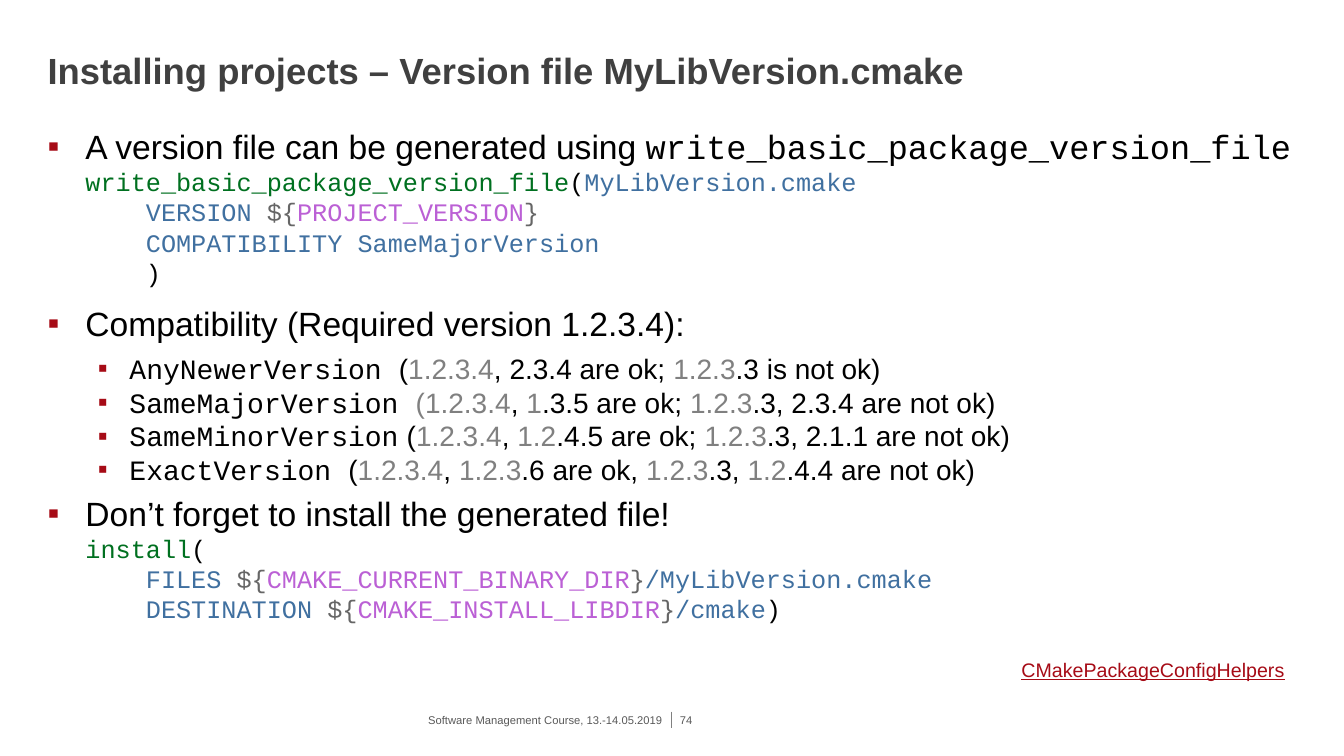
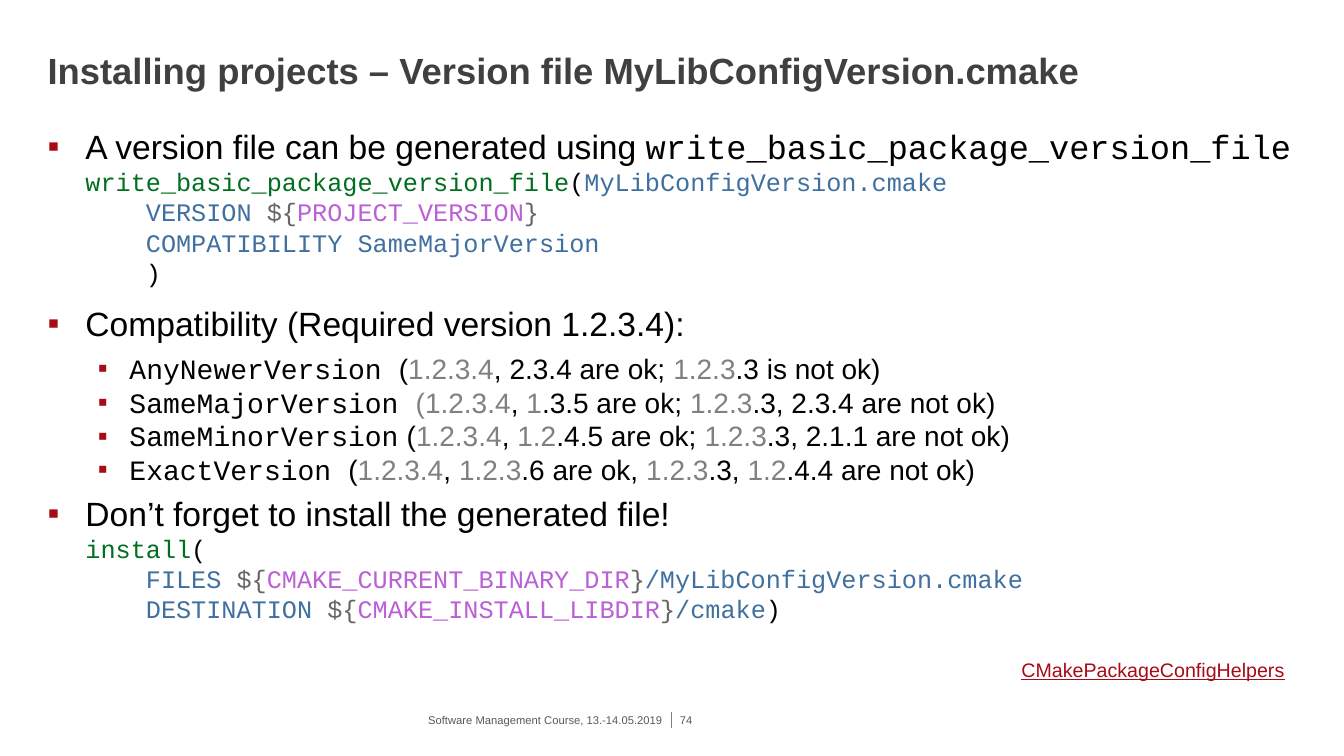
Before and after one commit to eth-cscs/SoftwareManagementCourse2019, a slide deck: slide 74 of cmake/2019-05-13^.14_CMake.pptx. Drawn at 1344x756 pixels with LibreOffice and Linux fonts; fonts in the diff are those of the drawing; background and template pictures are left out. Boxes give left, top, right and bottom in pixels: in the first picture for what was removed or moved away, otherwise in the second. Text is boxed around its words. In the diff, an @@ line names an element or a change of style, - is before the commit and + after.

Commit message:
update CMake slides

```diff
--- a/cmake/2019-05-13^.14_CMake.pptx
+++ b/cmake/2019-05-13^.14_CMake.pptx
@@ title at bbox=[48, 57, 1079, 92]: text changed @@
-Installing projects – Version file MyLibVersion.cmake
+Installing projects – Version file MyLibConfigVersion.cmake
@@ text at bbox=[85, 134, 1291, 258]: text changed @@
-▪ A version file can be generated using write_basic_package_version_file
-  write_basic_package_version_file(MyLibVersion.cmake
-  VERSION ${PROJECT_VERSION}
-  COMPATIBILITY SameMajorVersion
-  )
+▪ A version file can be generated using write_basic_package_version_file
+  write_basic_package_version_file(MyLibConfigVersion.cmake
+  VERSION ${PROJECT_VERSION}
+  COMPATIBILITY SameMajorVersion
+  )
@@ text at bbox=[85, 501, 1023, 624]: text changed; text colour #BB60D5 to #4070A0 @@
-▪ Don’t forget to install the generated file!
-  install(
-  FILES ${CMAKE_CURRENT_BINARY_DIR}/MyLibVersion.cmake
-  DESTINATION ${CMAKE_INSTALL_LIBDIR}/cmake)
+▪ Don’t forget to install the generated file!
+  install(
+  FILES ${CMAKE_CURRENT_BINARY_DIR}/MyLibConfigVersion.cmake
+  DESTINATION ${CMAKE_INSTALL_LIBDIR}/cmake)
```
Also in this commit, not shown: 19 other slides changed, 3 slides added.
